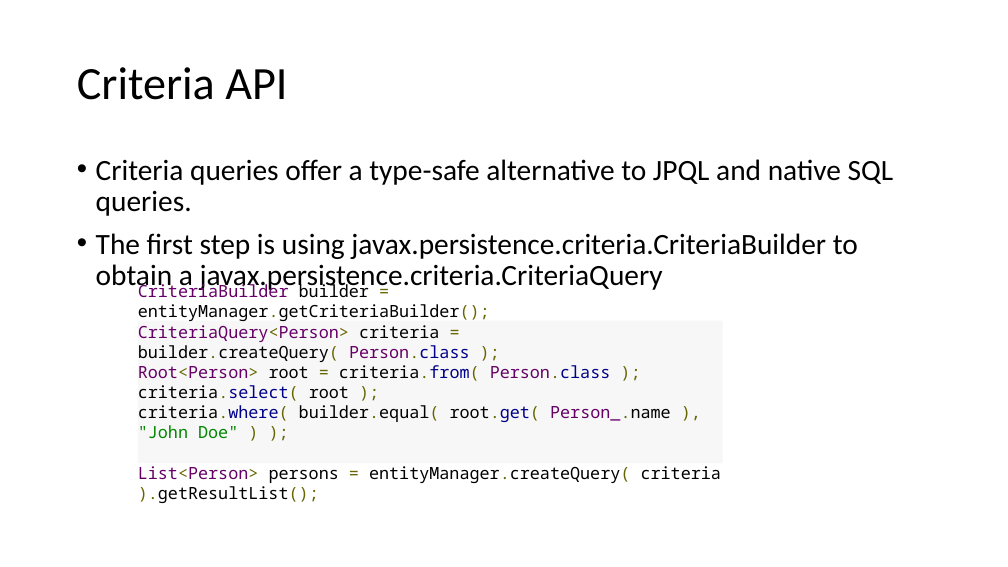
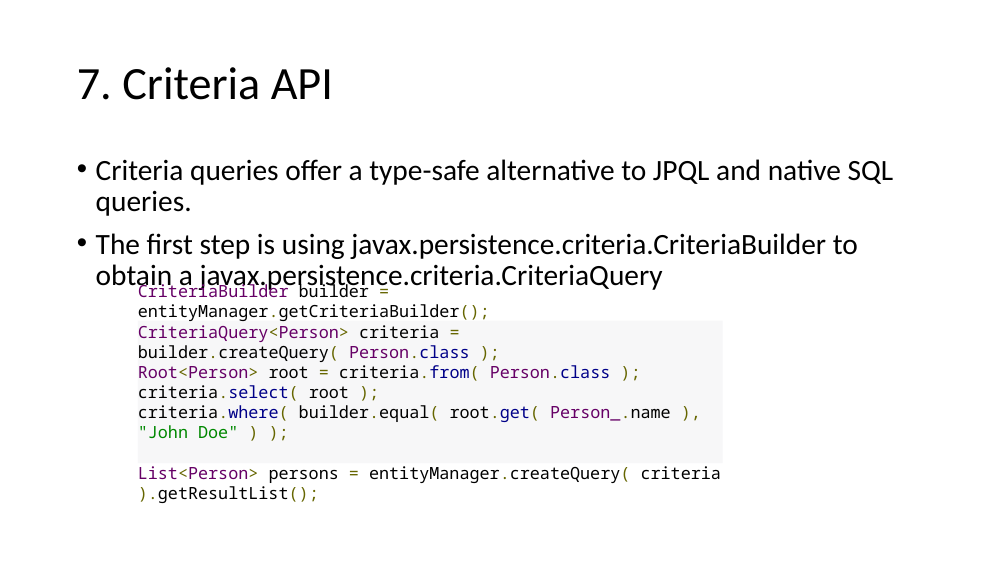
Before and after one commit to lawren43/mytest-repo, a slide deck: slide 18 of test-springmvc/doc/2.JPA Programming.pptx. Drawn at 1008x567 pixels with LibreOffice and Linux fonts; fonts in the diff are those of the drawing. Boxes give left, top, right and bottom in pixels: in the first picture for what was removed or moved away, otherwise in the second. Text is boxed around its words. In the diff, an @@ line names an element or a change of style, - is before the commit and + after.

```diff
--- a/test-springmvc/doc/2.JPA Programming.pptx
+++ b/test-springmvc/doc/2.JPA Programming.pptx
@@ title at [77, 67, 333, 100]: text changed @@
-Criteria API
+7. Criteria API
```
Also in this commit, not shown: 11 other slides changed, 9 other files.
